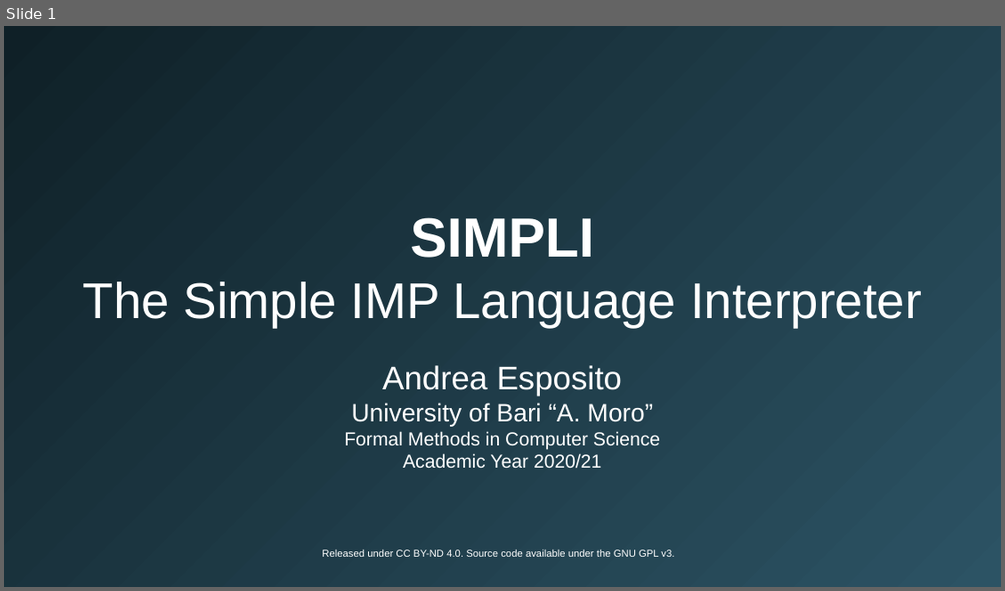
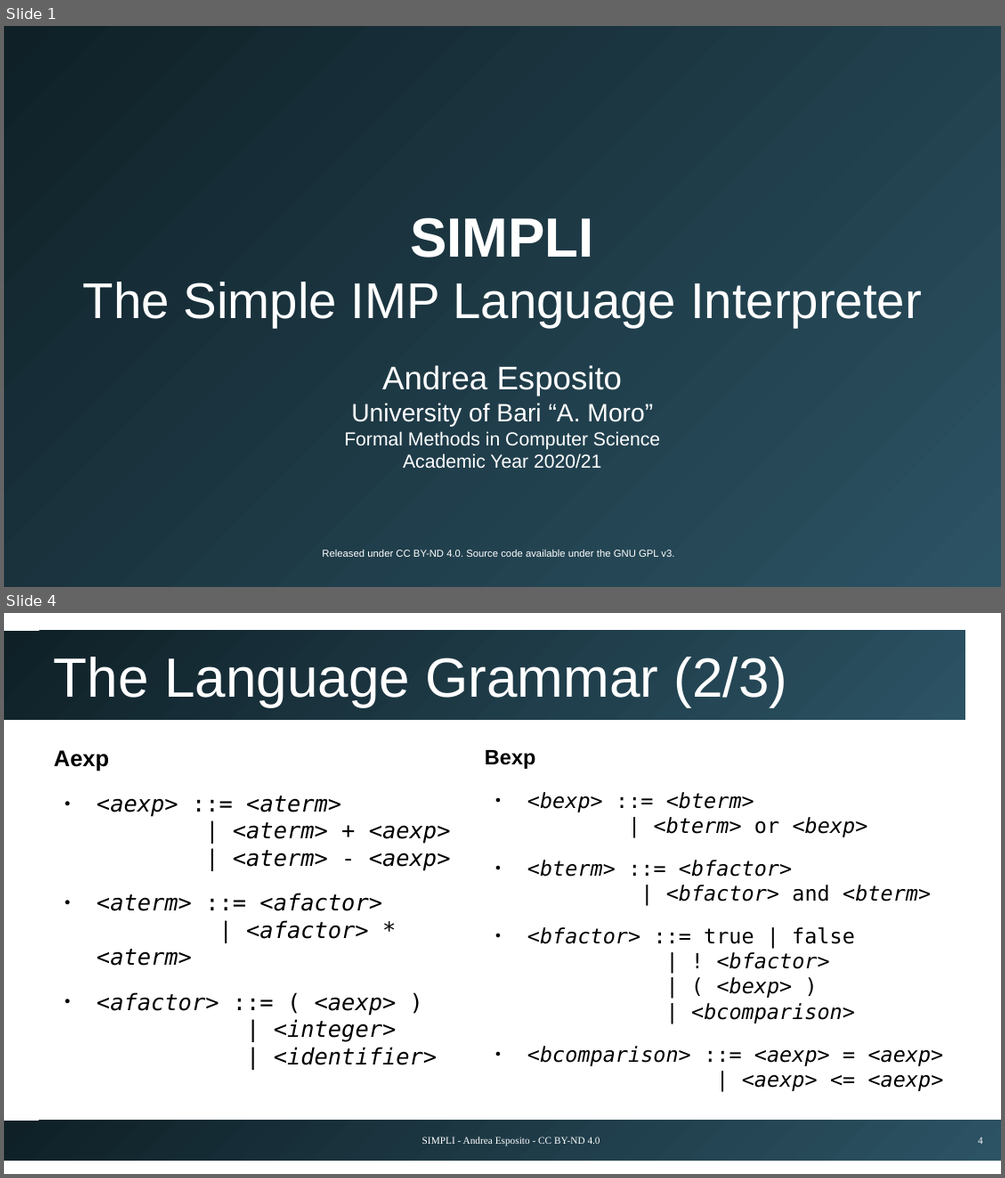
Before and after one commit to espositoandrea/simpli, a slide deck: docs/presentation.odp. Shown one above the other, each under a label of ours: slide 1 before the commit, slides 1 and 4 after it; the slides between them are not shown. The pictures are 1005x591 and 1005x1178 pixels, drawn with LibreOffice and Linux fonts; fonts in the diff are those of the drawing. Boxes give left, top, right and bottom in pixels: in the first picture for what was removed or moved away, otherwise in the second. Text is boxed around its words. In the diff, an @@ line names an element or a change of style, - is before the commit and + after.

```diff
--- a/docs/presentation.odp
+++ b/docs/presentation.odp
@@ slide 4 added at bbox=[4, 613, 1001, 1174], background #FFFFFF @@
@@ rectangle added at bbox=[4, 631, 965, 720], fill gradient #0F2027 to #2C5364 @@
@@ title added at bbox=[54, 657, 788, 707], 44 pt, text #FFFFFF @@
+The Language Grammar (2/3)
@@ text added at bbox=[54, 750, 451, 1065], 18 pt, text #000000, italic @@
+Aexp
+● <aexp> ::= <aterm>
+  | <aterm> + <aexp>
+  | <aterm> - <aexp>
+● <aterm> ::= <afactor>
+  | <afactor> * <aterm>
+● <afactor> ::= ( <aexp> )
+  | <integer>
+  | <identifier>
@@ text added at bbox=[485, 750, 944, 1066], 16.6 pt, text #000000, italic @@
+Bexp
+● <bexp> ::= <bterm>
+  | <bterm> or <bexp>
+● <bterm> ::= <bfactor>
+  | <bfactor> and <bterm>
+● <bfactor> ::= true | false
+  | ! <bfactor>
+  | ( <bexp> )
+  | <bcomparison>
+● <bcomparison> ::= <aexp> = <aexp>
+  | <aexp> <= <aexp>
@@ rectangle added at bbox=[4, 1120, 1001, 1160], fill gradient #0F2027 to #2C5364 @@
@@ text added at bbox=[422, 1136, 600, 1145], 8 pt, text #FFFFFF @@
+SIMPLI - Andrea Esposito - CC BY-ND 4.0
@@ page number added at bbox=[978, 1137, 983, 1143], 8 pt, text #FFFFFF @@
+4
```
Also in this commit, not shown: 1 slide changed, 12 other slides added.
